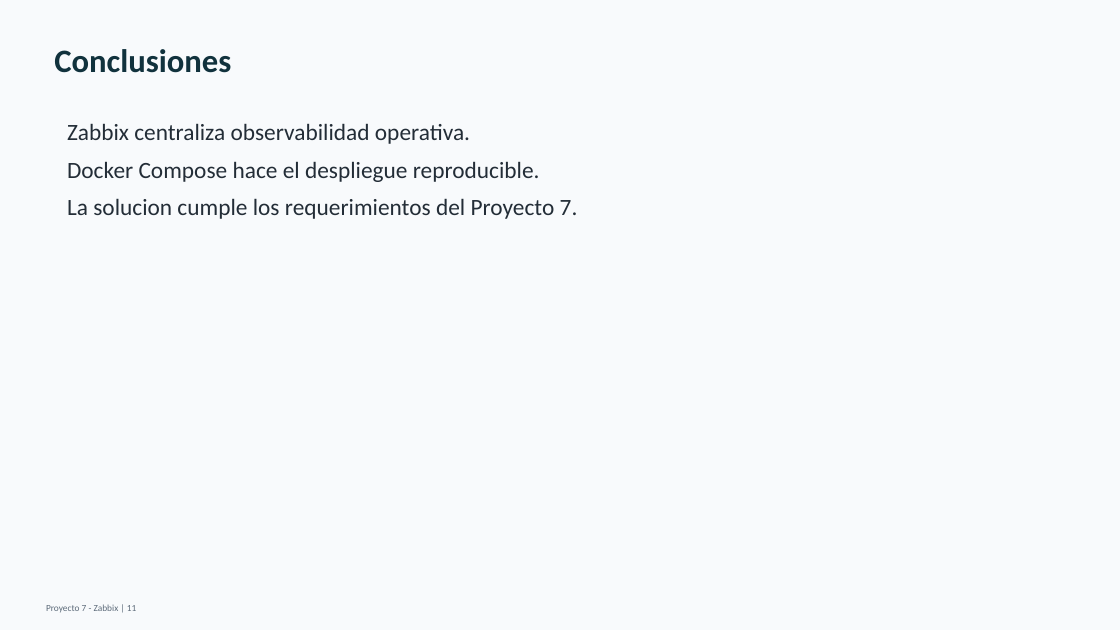
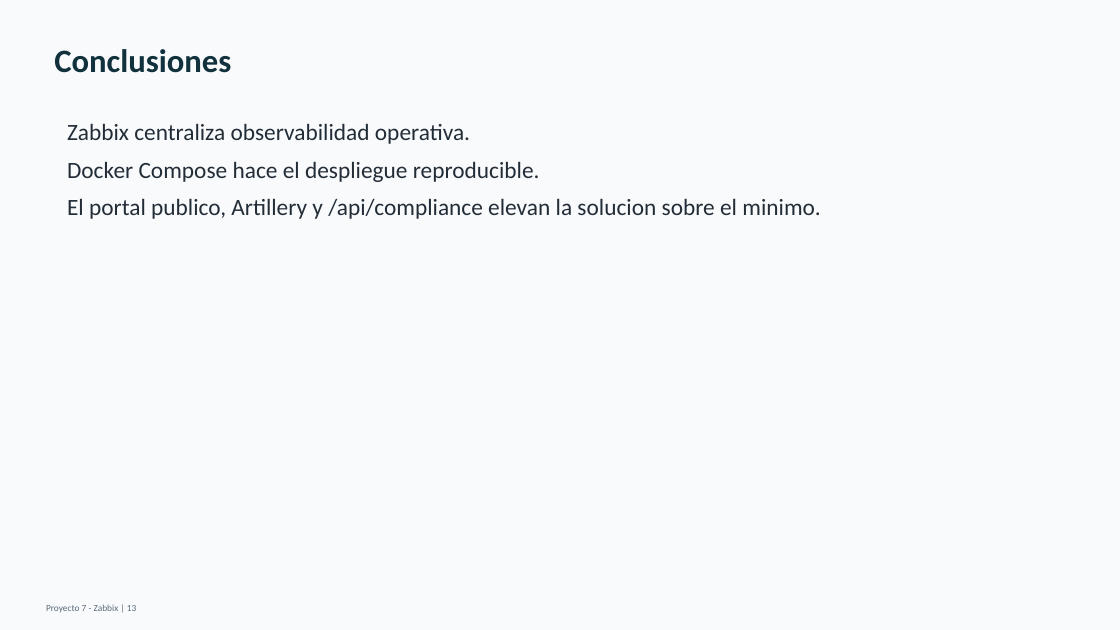
Before and after one commit to ballesterossmartsolutionssas/Proyecto7-Zabbix, a slide deck: slide 13 of entrega-final/Presentacion_Proyecto7_Zabbix.pptx (slide 11 before the commit). Drawn at 1120x630 pixels with LibreOffice and Linux fonts; fonts in the diff are those of the drawing. Boxes give left, top, right and bottom in pixels: in the first picture for what was removed or moved away, otherwise in the second. Text is boxed around its words. In the diff, an @@ line names an element or a change of style, - is before the commit and + after.

```diff
--- a/entrega-final/Presentacion_Proyecto7_Zabbix.pptx
+++ b/entrega-final/Presentacion_Proyecto7_Zabbix.pptx
@@ text at box(67, 198, 821, 219): text changed @@
-La solucion cumple los requerimientos del Proyecto 7.
+El portal publico, Artillery y /api/compliance elevan la solucion sobre el minimo.
```
Also in this commit, not shown: 8 other slides changed, 2 slides added, 11 other files.
